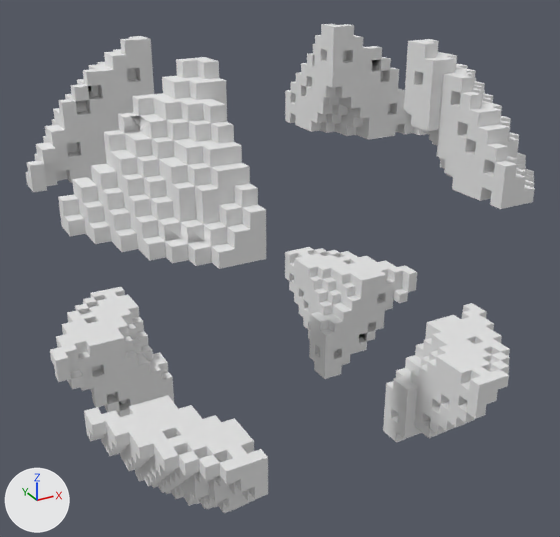
The OBJ model Assets/Mafas/All_Nexus/Pie_Nexus/Pie_mesh/pie_base04-0.obj, before and after one commit.
The view is the same before and after, from a 50 mm lens placed at (-2.83, -5.16, 2.45), pointed at (-0.01, -0.05, -0.11). The axes (+X, +Y, +Z) are drawn at lower left. The lights are the same throughout. Where no turn or scale is listed for an object, it has been applied to the vertices. Vertices at the same position are counted once.

The first picture shows 'Untitled'.
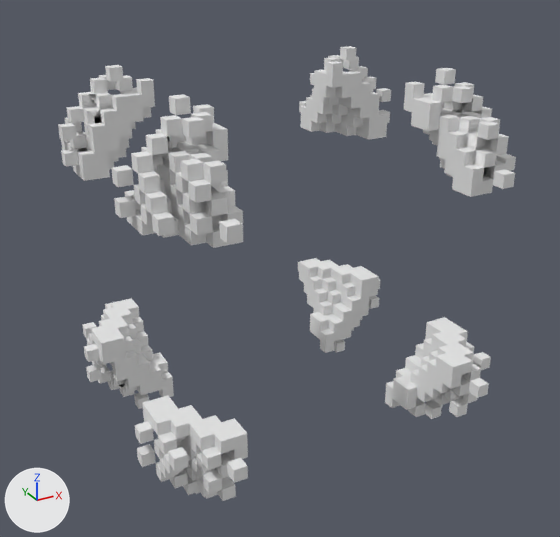
Pixel boxes [x1, y1, x2, y2] of what changed, in the pictures (560 x 537 px):
'Untitled', reshaped (10% narrower, 7% shorter): before [26, 24, 535, 513]; after [58, 46, 516, 501]
part 1 of me_untitled, cut back: before [50, 287, 268, 513]; after [84, 304, 248, 501]
part 2 of me_untitled, cut back: before [26, 36, 266, 269]; after [58, 66, 243, 248]
part 3 of me_untitled, cut back: before [285, 247, 510, 443]; after [307, 279, 482, 419]
part 4 of me_untitled, cut back: before [285, 24, 535, 209]; after [301, 46, 514, 197]

Patch to the scene script:
```diff
--- a/Assets/Mafas/All_Nexus/Pie_Nexus/Pie_mesh/pie_base04-0.obj.py
+++ b/Assets/Mafas/All_Nexus/Pie_Nexus/Pie_mesh/pie_base04-0.obj.py
@@ me_untitled @@
 # used by ob_untitled; location = (0.0, 0.0, 0.0)
-me_untitled.from_pydata(...)  # 2936 vertices, 6256 faces; spans x -1.8..1.8, y -1.5..1.5, z -1.7..1.7
+me_untitled.from_pydata(...)  # 2008 vertices, 4784 faces; spans x -1.5..1.5, y -1.4..1.4, z -1.5..1.5
+# me_untitled part 1: 2 vertices moved from x -1.6..-1.2, y -0.5..0.6, z -1.4..-0.8 to x -1.5..-1.1, y -0.7..0.7, z -1.3..-0.8; 444 vertices removed from x -1.8..-0.8, y -1.5..1.5, z -1.7..-0.7; 212 vertices added at x -1.5..-0.9, y -1.2..1.2, z -1.5..-0.8
+# me_untitled part 2: 4 vertices moved from x -1.5..-1.1, y -0.8..0.8, z 1.1..1.5 to x -1.4..-1.0, y -0.7..0.7, z 1.1..1.4; 442 vertices removed from x -1.8..-0.8, y -1.5..1.5, z 0.7..1.7; 210 vertices added at x -1.5..-0.9, y -1.2..1.2, z 0.8..1.5
+# me_untitled part 3: 6 vertices moved from x 1.2..1.5, y -0.8..0.8, z -1.5..-1.1 to x 1.2..1.4, y -0.7..0.7, z -1.4..-1.0; 440 vertices removed from x 0.8..1.8, y -1.5..1.5, z -1.7..-0.7; 208 vertices added at x 0.9..1.5, y -1.2..1.2, z -1.5..-0.8
+# me_untitled part 4: 1 vertex moved from x 1.6, y -0.6, z 0.8 to x 1.5, y -0.7, z 0.8; 445 vertices removed from x 0.8..1.8, y -1.5..1.5, z 0.7..1.7; 213 vertices added at x 0.9..1.5, y -1.2..1.2, z 0.8..1.5
 me_untitled.materials.append(mat_palette)
```
